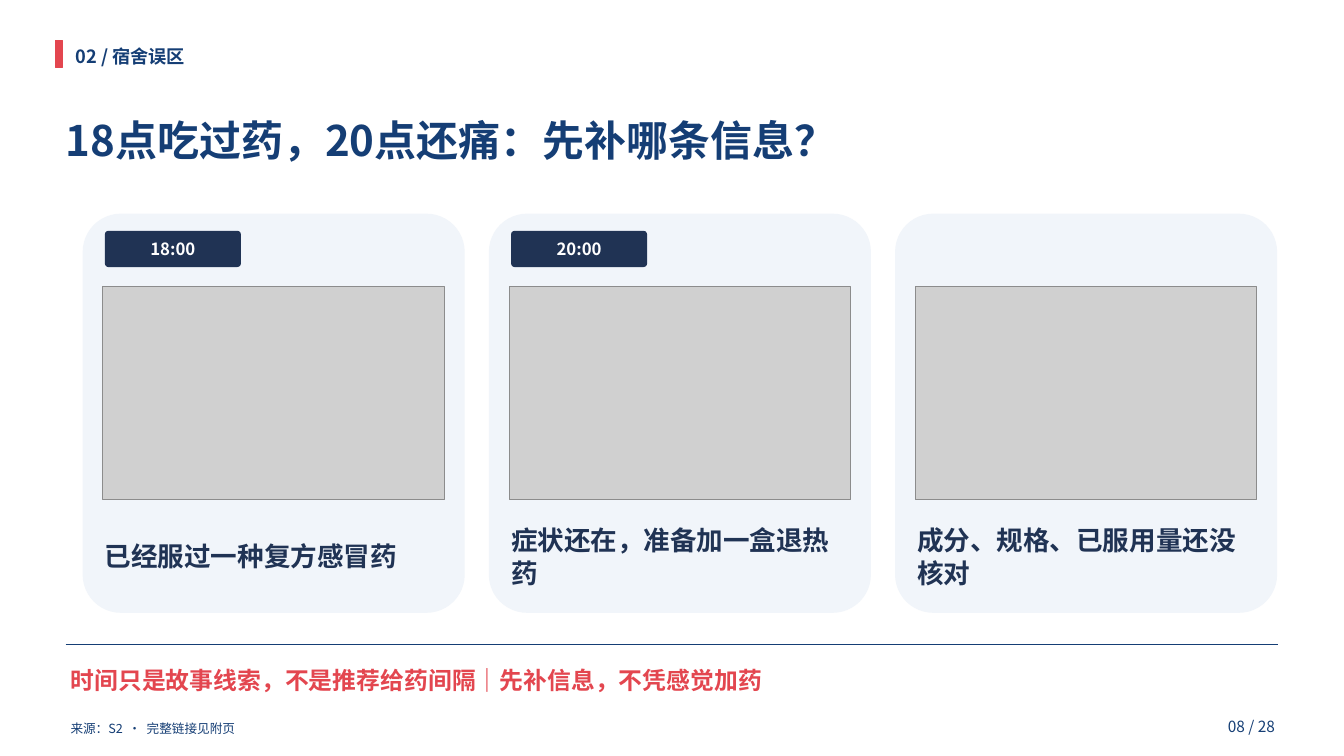
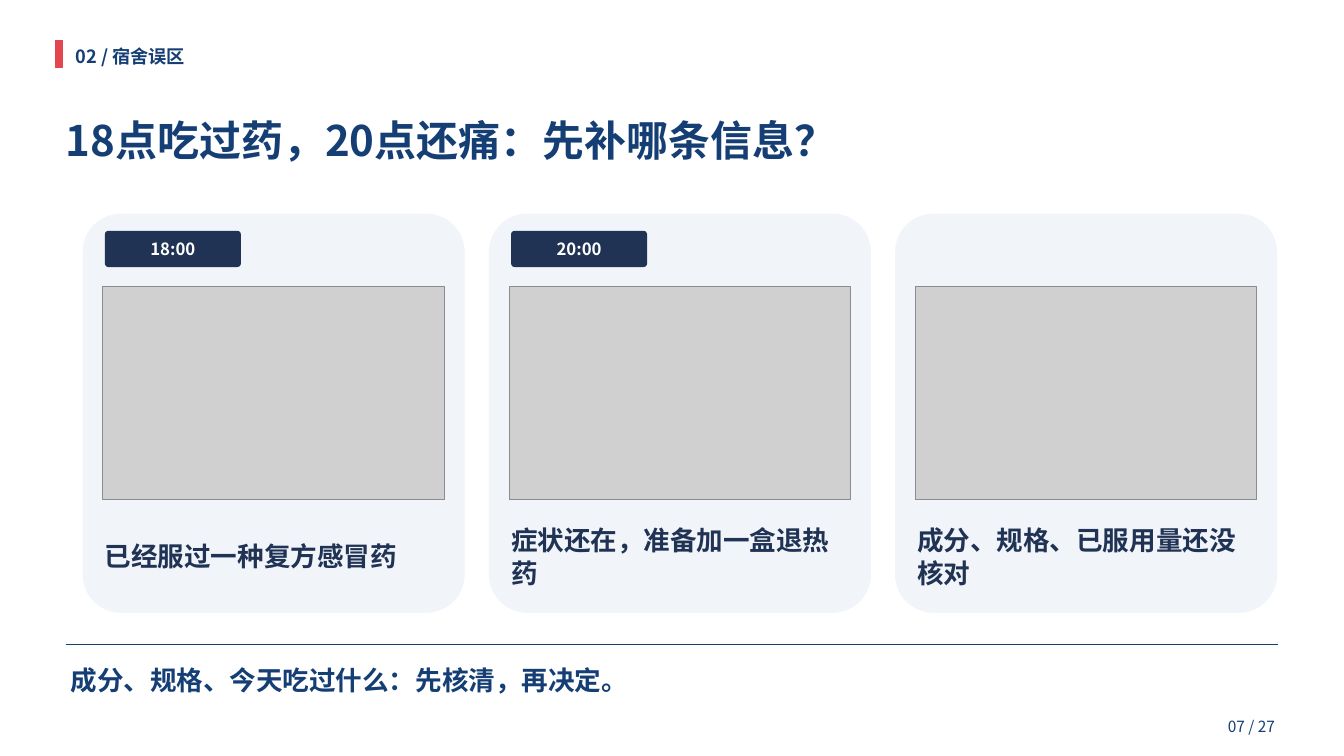
Before and after one commit to HOU-snowyfly/PPTbuilder, a slide deck: slide 7 of 交付文件/合理用药_双人35分钟.pptx (slide 8 before the commit). Drawn at 1344x756 pixels with LibreOffice and Linux fonts; fonts in the diff are those of the drawing; grey boxes stand for pictures. Boxes give left, top, right and bottom in pixels: in the first picture for what was removed or moved away, otherwise in the second. Text is boxed around its words. In the diff, an @@ line names an element or a change of style, - is before the commit and + after.

```diff
--- a/交付文件/合理用药_双人35分钟.pptx
+++ b/交付文件/合理用药_双人35分钟.pptx
@@ text at <box>71,667,628,694</box>: text changed; size 17 to 19 pt; text colour #E3464F to #153E75 @@
-时间只是故事线索，不是推荐给药间隔｜先补信息，不凭感觉加药
+成分、规格、今天吃过什么：先核清，再决定。
@@ text removed at <box>71,722,235,734</box> @@
-来源：S2 · 完整链接见附页
@@ text at <box>1228,720,1275,732</box>: text changed @@
-08 / 28
+07 / 27
```
Also in this commit, not shown: 29 other slides changed, 1 slide removed, 1 other file.
